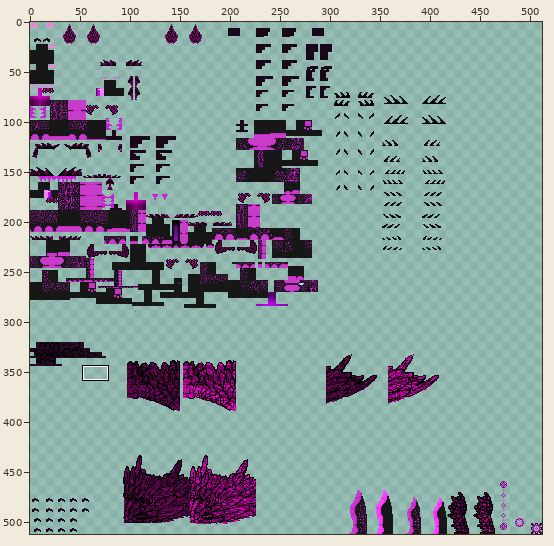
Two states of a sprite sheet, src/test/resources/NinjaAdiv915_adult.png. Above: a wide view before the commit, with the close-up outlined.
Close-up. As it was:
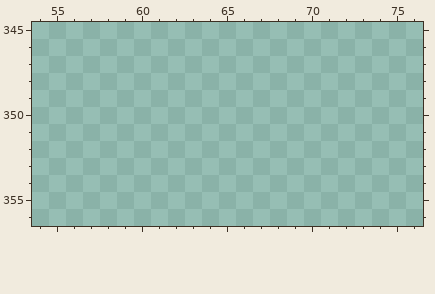
The file is 512x512 pixels. Colours within 5 levels of each other are drawn and written as one. Shown: x 54..76, y 345..356. The commit also changed other parts of the picture, which this record leaves out.
Palette (. is transparent): 
And afterwards:
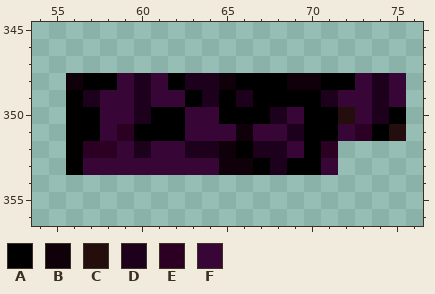
Colours new in this view: A #000000  B #10000a  C #230d0d  D #1d001b  E #2b0023  F #370636
Changes in this commit:
Changed rows in their new state; - is an unchanged pixel.
first column x 56:
348 BAAFDFADDBAAABBAAFDF
349 ADFFDFFADADAAAADFFDF
350 AAFFDAAFFAAADFAACFDA
351 AAFEAAAFFFBFFDAAFEAC
352 AEEFDFFDDBADDFAE----
353 AFFFFFFFFBBADAAF----
Where, in picture pixels (left, top, right, bottom), the same in both close-ups:
added: (66, 73, 406, 175)
